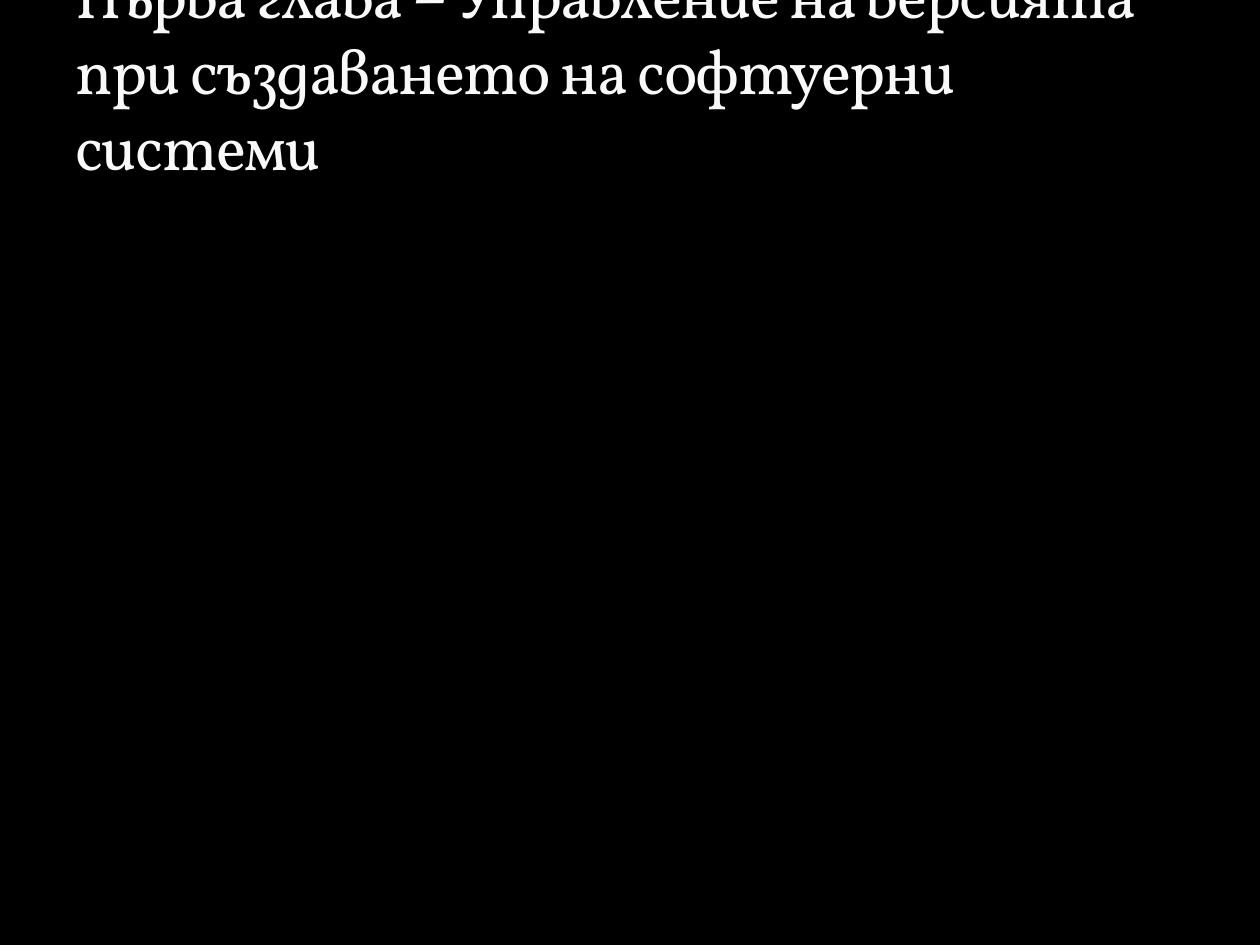
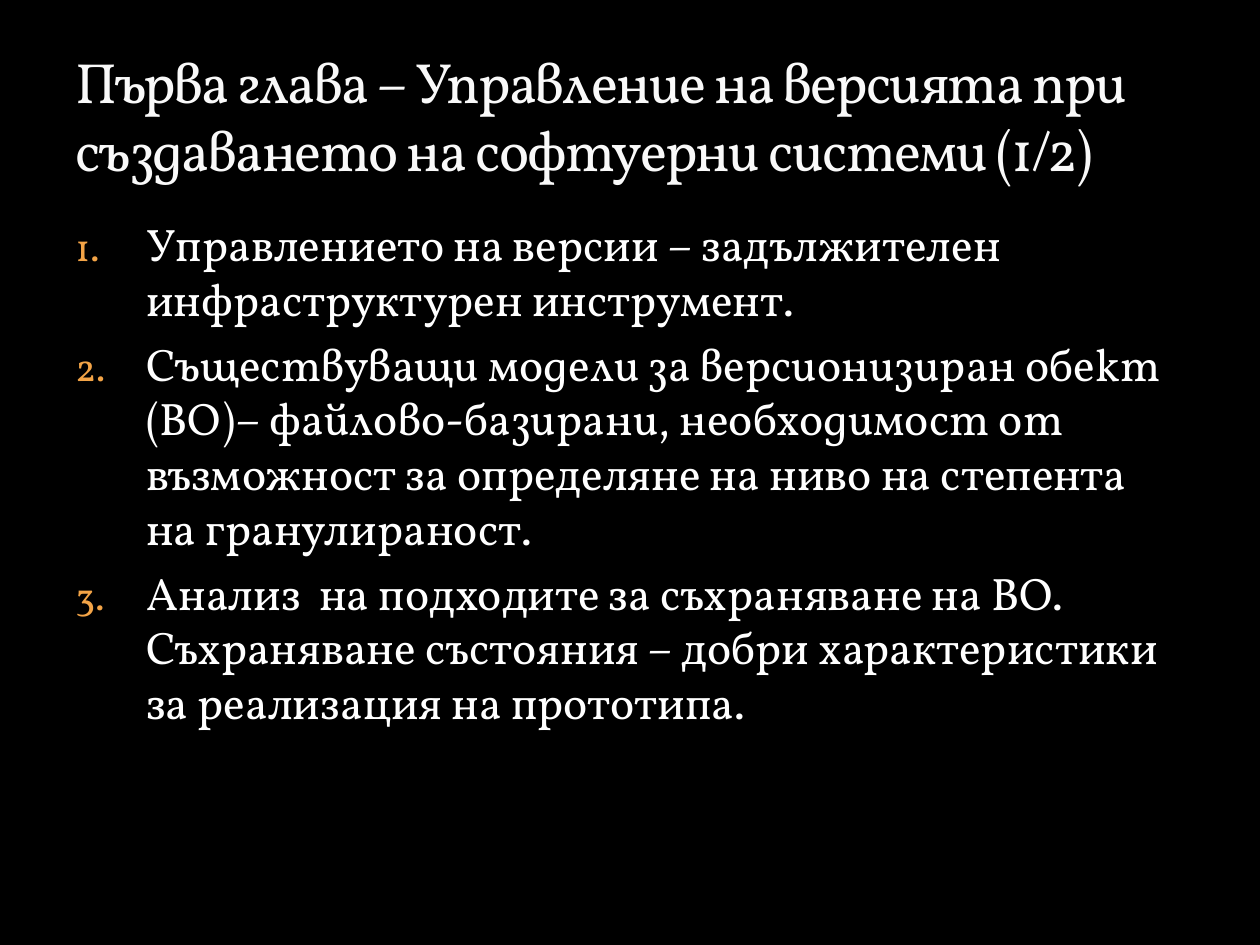
Before and after one commit to vjotov/versia, a slide deck: slide 6 of doc/Presentation.pptx. Drawn at 1260x945 pixels with LibreOffice and Linux fonts; fonts in the diff are those of the drawing; background and template pictures are left out. Boxes give left, top, right and bottom in pixels: in the first picture for what was removed or moved away, otherwise in the second. Text is boxed around its words. In the diff, an @@ line names an element or a change of style, - is before the commit and + after.

```diff
--- a/doc/Presentation.pptx
+++ b/doc/Presentation.pptx
@@ title at box(75, 62, 1127, 187): text changed; size 36 to 32.4 pt @@
-Първа глава – Управление на версията при създаването на софтуерни системи
+Първа глава – Управление на версията при създаването на софтуерни системи (1/2)
@@ text added at box(146, 230, 1161, 730), 26 pt, text #FFFFFF @@
+1. Управлението на версии – задължителен инфраструктурен инструмент.
+2. Съществуващи модели за версионизиран обект (ВО)– файлово-базирани, необходимост от възможност за определяне на ниво на степента на гранулираност.
+3. Анализ на подходите за съхраняване на ВО. Съхраняване състояния – добри характеристики за реализация на прототипа.
```
Also in this commit, not shown: 6 other slides changed, 4 slides added, 2 other files.
